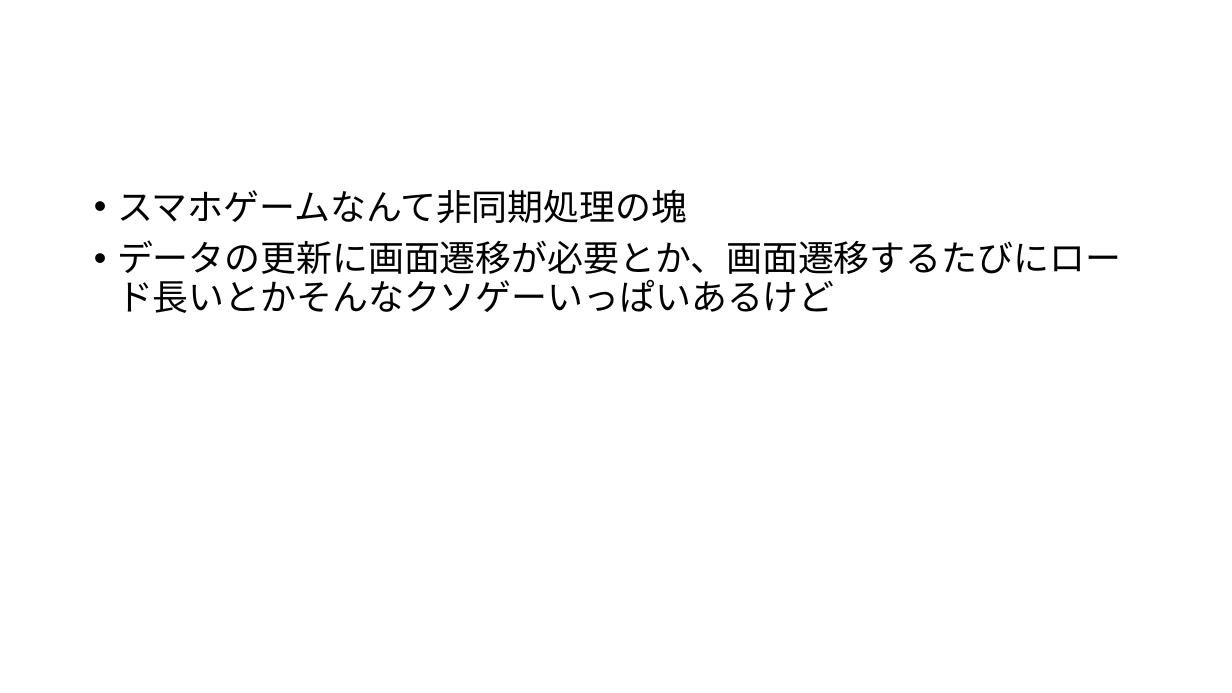
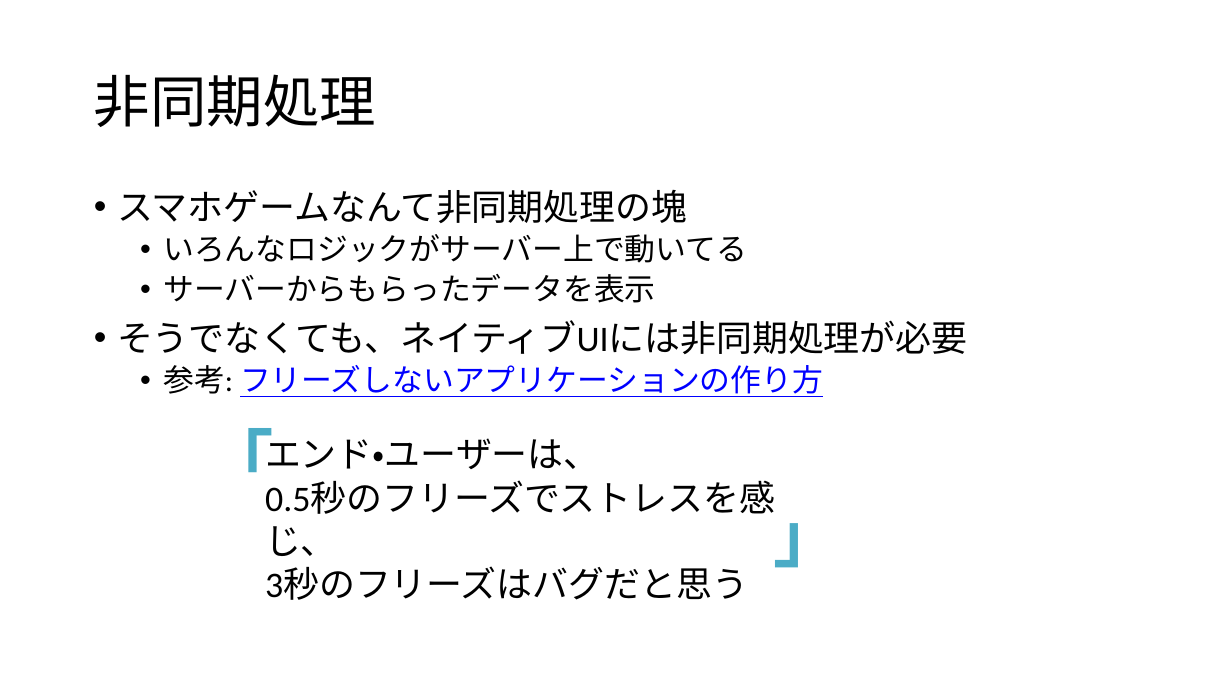
Before and after one commit to ppcuni/UnityCsharp20150321, a slide deck: slide 12 of doc/自社フレームワーク.pptx (slide 9 before the commit). Drawn at 1232x693 pixels with LibreOffice and Linux fonts; fonts in the diff are those of the drawing. Boxes give left, top, right and bottom in pixels: in the first picture for what was removed or moved away, otherwise in the second. Text is boxed around its words. In the diff, an @@ line names an element or a change of style, - is before the commit and + after.

```diff
--- a/doc/自社フレームワーク.pptx
+++ b/doc/自社フレームワーク.pptx
@@ title added at <box>94,74,376,127</box>, 44 pt, text #000000 @@
+非同期処理
@@ text at <box>117,234,968,397</box>: text changed; size 28 to 24 pt @@
-• データの更新に画面遷移が必要とか、画面遷移するたびにロード長いとかそんなクソゲーいっぱいあるけど
+  • いろんなロジックがサーバー上で動いてる
+  • サーバーからもらったデータを表示
+• そうでなくても、ネイティブUIには非同期処理が必要
+  • 参考: フリーズしないアプリケーションの作り方
@@ text added at <box>204,428,273,504</box>, 54 pt, text #4BACC6, bold @@
+「
@@ text added at <box>265,431,775,600</box>, 28 pt, text #000000 @@
+エンド・ユーザーは、
+0.5秒のフリーズでストレスを感じ、
+3秒のフリーズはバグだと思う
@@ text added at <box>773,497,842,568</box>, 54 pt, text #4BACC6, bold @@
+」
```
Also in this commit, not shown: 7 other slides changed, 11 slides added, 4 slides removed.
